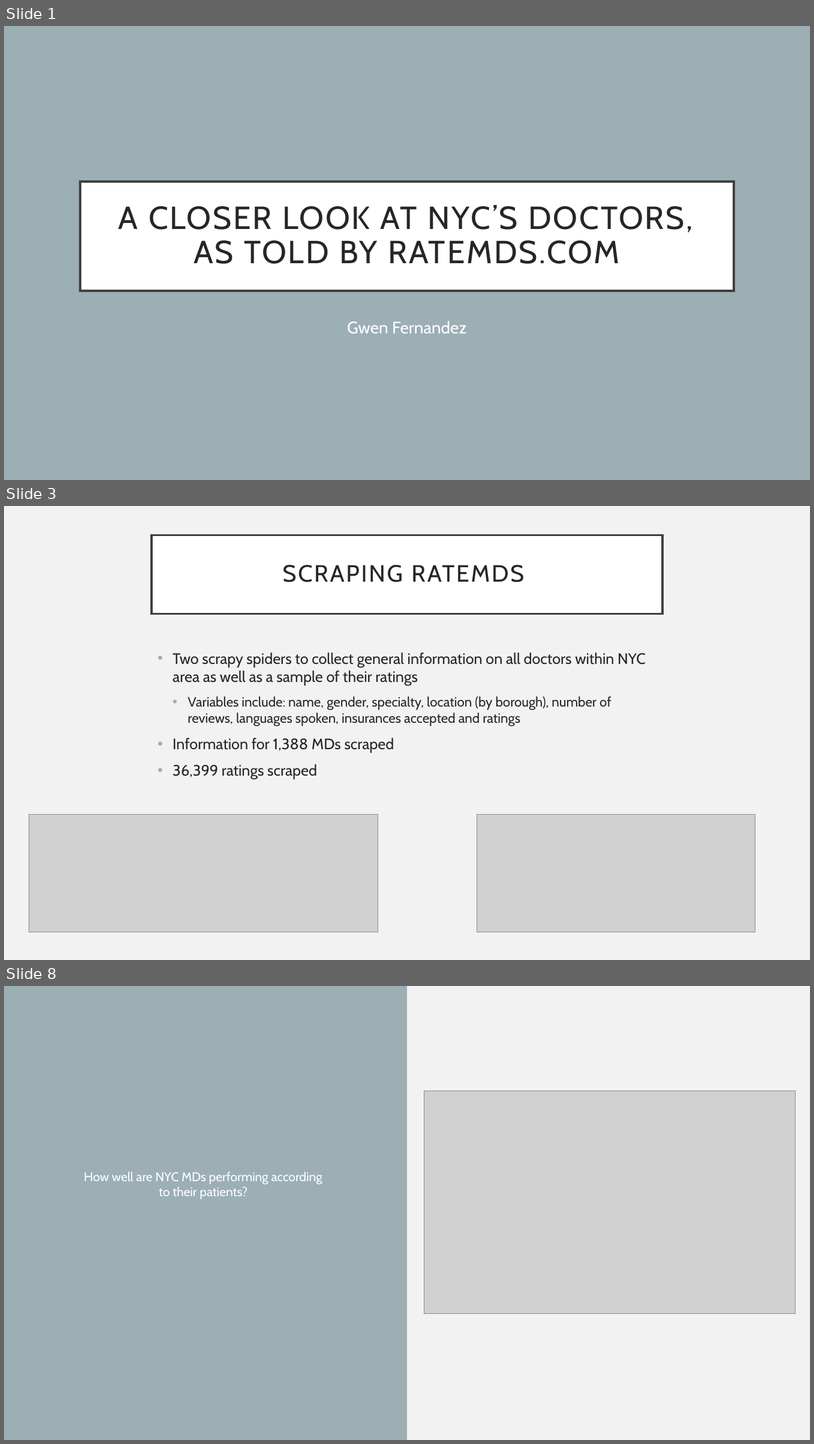
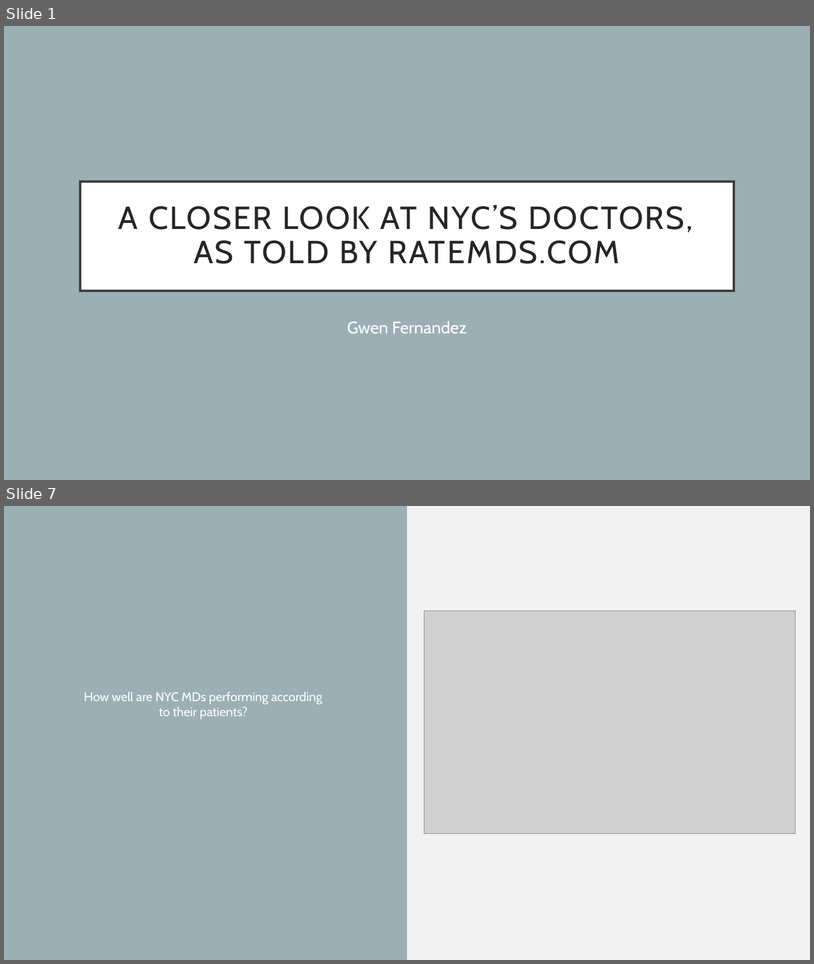
Before and after one commit to gwenkf/NYCDSA_scrapyproj, a slide deck: webscraping_proj.pptx. Shown one above the other, each under a label of ours: slides 1, 3 and 8 before the commit, slides 1 and 7 after it; the slides between them are not shown. The pictures are 814x1444 and 814x964 pixels, drawn with LibreOffice and Linux fonts; fonts in the diff are those of the drawing; grey boxes stand for pictures. Boxes give left, top, right and bottom in pixels: in the first picture for what was removed or moved away, otherwise in the second. Text is boxed around its words. In the diff, an @@ line names an element or a change of style, - is before the commit and + after.

```diff
--- a/webscraping_proj.pptx
+++ b/webscraping_proj.pptx
@@ slide 3 removed at (4, 506, 810, 960), background #F2F2F2 @@
@@ title removed at (152, 535, 663, 613) @@
-SCRAPING RATEMDS
@@ text removed at (173, 652, 646, 779) @@
-• Two scrapy spiders to collect general information on all doctors within NYC area as well as a sample of their ratings
-  • Variables include: name, gender, specialty, location (by borough), number of reviews, languages spoken, insurances accepted and ratings
-• Information for 1,388 MDs scraped
-• 36,399 ratings scraped
@@ picture removed at (29, 814, 378, 931) @@
@@ picture removed at (477, 814, 756, 931) @@
@@ what was slide 8 is now slide 7 @@
```
Also in this commit, not shown: 4 slides changed, 2 other files.
